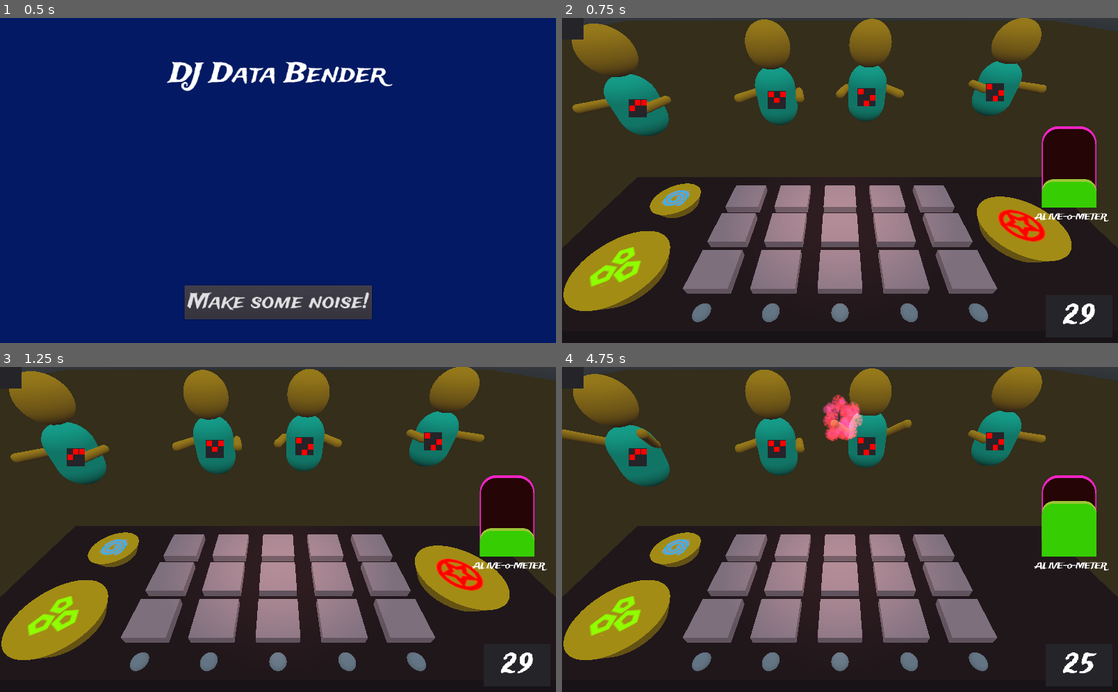
Above: before the commit, frames 1-4 (two rows, left to right).
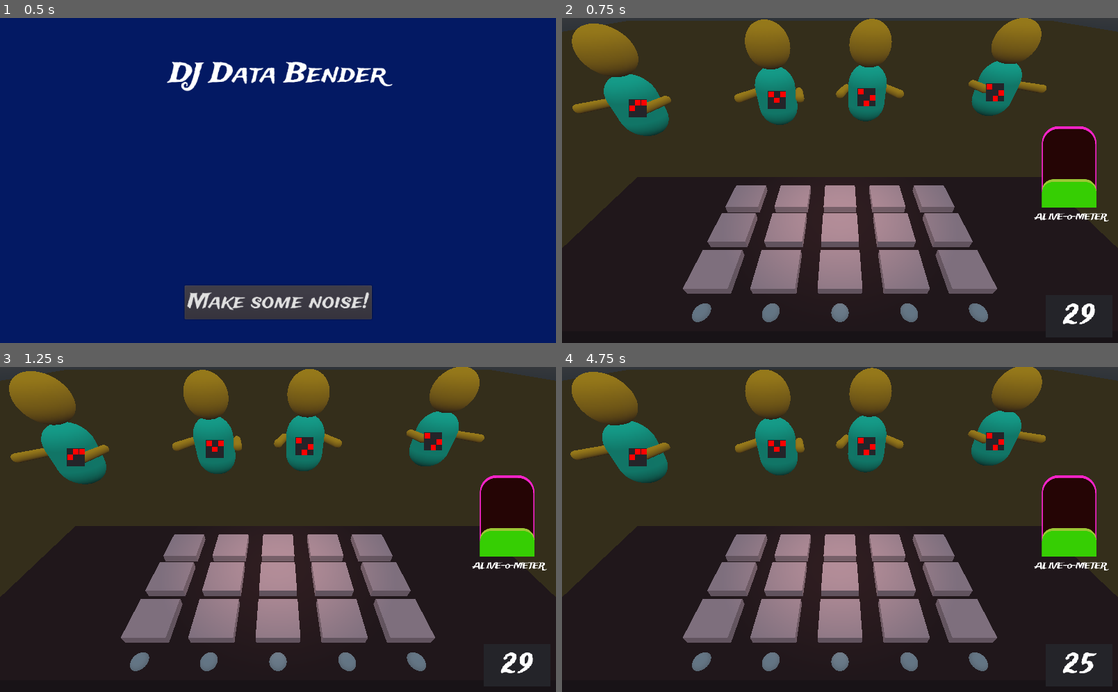
Above: after the commit, the same moments.

Repository: BinRoot/ludum-dare-46
Game: Godot game, scene res://Scenes/Root.tscn
Same seed, same stepped clock (60 frames per second), same inputs: the game is played once before the commit and once after it.
Inputs (mouse positions are in pixels of both pictures, inside the frame that each line leads up to):
- Up to frame 1 (0.5 s): no input
- Up to frame 2 (0.75 s): click "Make some noise!" at 0.5 s
- Up to frame 3 (1.25 s): no input
- Up to frame 4 (4.75 s): move the mouse to (962, 513) at 1.27 s; click (962, 513) at 1.42 s; move the mouse to (728, 545) at 2.02 s; click (728, 545) at 2.17 s; move the mouse to (895, 458) at 2.77 s; click (895, 458) at 2.92 s; move the mouse to (812, 594) at 3.52 s; click (812, 594) at 3.67 s; move the mouse to (1006, 578) at 4.27 s; click (1006, 578) at 4.42 s

Frame 1 is identical in both runs. In frame 2, 6.5% of the frame differs, in the area x 0-92%, y 2-91%; in frame 3, 6.5%; in frame 4, 7.0%, in the area x 0-97%, y 0-91%.

Commit message:
minor fixes

Diff:
--- a/Scenes/Board.tscn
+++ b/Scenes/Board.tscn
@@ -47,7 +47,7 @@
 row = 2
 
 [node name="AudioStreamPlayer" type="AudioStreamPlayer" parent="Flat/Button_r2_c1"]
-stream = ExtResource( 7 )
+stream = ExtResource( 9 )
 
 [node name="Button_r2_c2" parent="Flat" instance=ExtResource( 1 )]
 transform = Transform( 1, 0, 0, 0, 1, 0, 0, 0, 1, -0.3, 0.128, 0 )
@@ -85,7 +85,7 @@
 transform = Transform( 1, 0, 0, 0, 1, 0, 0, 0, 1, -0.6, 0.128, -0.25 )
 
 [node name="AudioStreamPlayer" type="AudioStreamPlayer" parent="Flat/Button_r1_c1"]
-stream = ExtResource( 5 )
+stream = ExtResource( 8 )
 
 [node name="Button_r1_c2" parent="Flat" instance=ExtResource( 1 )]
 transform = Transform( 1, 0, 0, 0, 1, 0, 0, 0, 1, -0.3, 0.128, -0.25 )
@@ -120,7 +120,7 @@
 row = 3
 
 [node name="AudioStreamPlayer" type="AudioStreamPlayer" parent="Flat/Button_r3_c1"]
-stream = ExtResource( 6 )
+stream = ExtResource( 10 )
 
 [node name="Button_r3_c2" parent="Flat" instance=ExtResource( 1 )]
 transform = Transform( 1, 0, 0, 0, 1, 0, 0, 0, 1, -0.3, 0.128, 0.25 )
--- a/Scenes/Person.tscn
+++ b/Scenes/Person.tscn
@@ -44,12 +44,5 @@
 
 [node name="PatternTween" type="Tween" parent="."]
 
-[node name="Panel" type="Panel" parent="."]
-margin_right = 40.0
-margin_bottom = 40.0
-__meta__ = {
-"_edit_use_anchors_": false
-}
-
 [node name="Ding" type="AudioStreamPlayer" parent="."]
 stream = ExtResource( 4 )
--- a/Scenes/Root.gd
+++ b/Scenes/Root.gd
@@ -21,9 +21,9 @@
 var total_cash = 0
 var previous_performance = 1
 var item_dict = {
-	"fireworks": 1,
-	"confetti": 1,
-	"fog": 1
+	"fireworks": 0,
+	"confetti": 0,
+	"fog": 0
 }
 
 func _process(delta):
